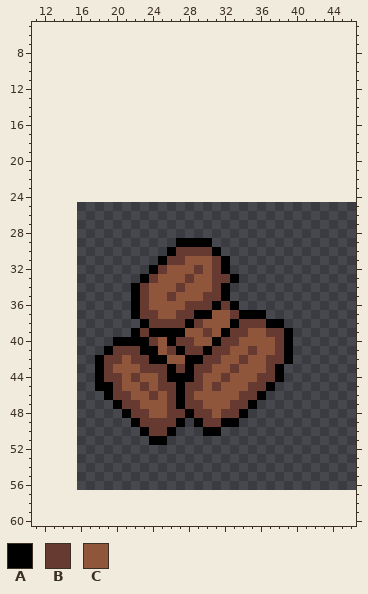
One commit to this pixel-art file: Sprite_files/coffee_sprite.aseprite. That is the earlier state.
32x32 pixels, 1 frame. Colours within 5 levels of each other are drawn and written as one. Shown: x 11..46, y 5..60. The old version is drawn lined up with the new one, on the new canvas.
Palette (. is transparent): A #000000  B #663931  C #8f563b
Pixels before, first column x 18:
29 .........AAAA.........
30 ........ABBBBA........
31 .......ABBCCCBA.......
32 ......ABCCCBCBA.......
33 .....ABCCCBCCBBA......
34 ....ABCCCBCCCBA.......
35 ....ABCCBCCCBBA.......
36 ....ABCCCCBBBABA......
37 ....ABBCCBBAACCBAAA...
38 .....ABBBBABCCCABBBAA.
39 ....ABAAAACCBCABBCCBBA
40 ..AAAABCABBCCABBCCCCBA
41 .ABBBAACBABBABBCCBCCBA
42 ABBCBBAACCAABBCCBCCBBA
43 ABCCCBBBABABBCCBCCCBA.
44 ABBCBCCBAAABCCBCCCBBA.
45 AABCCBCBBABBCBCCCBBA..
46 .ABBCCBCBABCCCCCBBA...
47 ..ABBCCCBABBCCCBBA....
48 ...ABBCCBBABBCBBA.....
49 ....ABBBBA.ABBAA......
50 .....ABBA...AA........
51 ......AA..............
And afterwards:
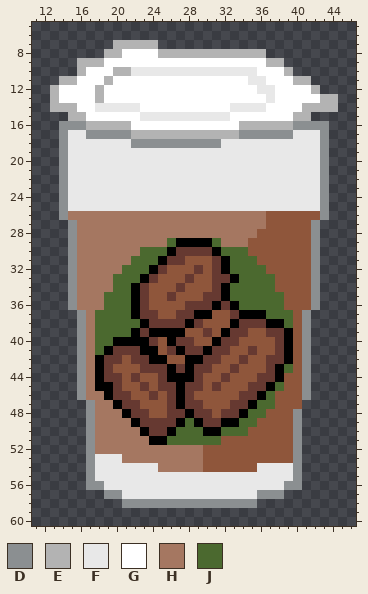
Colours new in this view: D #8b8f91  E #b3b3b3  F #e8e8e8  G #ffffff  H #a57761  J #4b692f
What changed:
canvas 32x32 -> 64x64, the old top-left corner now at 16,25
y 7: x 20..24 ..... -> EEEEE
y 8: x 19..36 .................. -> EEGGGGEEEEEEEEEEEE
y 9: x 16..38 ....................... -> EEEGGGGGGGGGGGGGGGGGGEE
y 10: x 16..39 ........................ -> EGGGEEFFFFFFFFFFFFFFGGGE
y 11: x 14..41 ............................ -> EEGGGEGGGGGGGGGGGGGGGFFGGGEE
y 12: x 13..42 .............................. -> EGGGGEGGGGGGGGGGGGGGGGGFFGGGGE
y 13: x 13..44 ................................ -> EGGGGEGGGGGGGGGGGGGGGGGGFGGGGGEE
y 14: x 13..44 ................................ -> EEEGGFFFFFGGGGGGGGGGFFFFGGGGEEEE
y 15: x 15..41 ........................... -> EEGGGGGGFFFFFFFFFFGGGGGGGEE
y 16: x 14..43 .............................. -> DDDEEEEEGGGGGGGGGGGGEEEEEEDDDD
y 17: x 14..43 .............................. -> DFFDDDDDEEEEEEEEEEEEDDDDDDFFFD
y 18: x 14..43 .............................. -> DFFFFFFFDDDDDDDDDDFFFFFFFFFFFD
y 19..25: x 14..43 .............................. -> DFFFFFFFFFFFFFFFFFFFFFFFFFFFFD
y 26: x 14..43 .............................. -> DHHHHHHHHHHHHHHHHHHHHHHCCCCCCD
y 27: x 15..42 ............................ -> DHHHHHHHHHHHHHHHHHHHHHCCCCCD
y 28: x 15..42 ............................ -> DHHHHHHHHHHHHHHHHHHHHCCCCCCD
y 29: x 15..26 ............ -> DHHHHHHHHHHJ; x 31..42 ............ -> JHHHCCCCCCCD
y 30: x 15..25 ........... -> DHHHHHHHJJJ; x 32..42 ........... -> JJJCCCCCCCD
y 31: x 15..24 .......... -> DHHHHHHJJJ; x 33..42 .......... -> JJJCCCCCCD
y 32: x 15..23 ......... -> DHHHHHJJJ; x 33..42 .......... -> JJJJCCCCCD
y 33: x 15..22 ........ -> DHHHHJJJ; x 34..42 ......... -> JJJJCCCCD
y 34: x 15..21 ....... -> DHHHHJJ; x 33..42 .......... -> JJJJJCCCCD
y 35: x 15..21 ....... -> DHHHJJJ; x 33..42 .......... -> JJJJJJCCCD
y 36: x 15..21 ....... -> DHHHJJJ; x 34..42 ......... -> JJJJJCCCD
y 37: x 16..21 ...... -> DHJJJJ; x 37..41 ..... -> JJJCD
y 38: x 16..22 ....... -> DHJJJJJ; x 39..41 ... -> JCD
y 39: x 16..21 ...... -> DHJJJJ; x 40..41 .. -> CD
y 40: x 16..19 .... -> DHJJ; x 40..41 .. -> CD
y 41: x 16..18 ... -> DHJ; x 40..41 .. -> CD
y 42: x 16..17 .. -> DH; x 40..41 .. -> CD
y 43: x 16..17 .. -> DH; x 39..41 ... -> JCD
y 44: x 16..17 .. -> DH; x 39..41 ... -> CCD
y 45: x 16..17 .. -> DH; x 38..41 .... -> JCCD
y 46: x 16..18 ... -> DHH; x 37..41 ..... -> JCCCD
y 47: x 17..19 ... -> DHH; x 36..40 ..... -> JJCCC
y 48: x 17..20 .... -> DHHH; x 35..40 ...... -> JJCCCD
y 49: x 17..21 ..... -> DHHHH; x 28 . -> J; x 34..40 ....... -> JJCCCCD
y 50: x 17..22 ...... -> DHHHHH; x 27..29 ... -> JJJ; x 32..40 ......... -> JJJCCCCCD
y 51: x 17..23 ....... -> DHHHHHH; x 26..40 ............... -> JJJJJJCCCCCCCCD
y 52: x 17..40 ........................ -> DHHHHHHHHHHHHCCCCCCCCCCD
y 53: x 17..40 ........................ -> DFFFHHHHHHHHHCCCCCCCCCCD
y 54: x 17..40 ........................ -> DFFFFFFFHHHHHCCCCCCFFFFD
y 55: x 17..40 ........................ -> DFFFFFFFFFFFFFFFFFFFFFFD
y 56: x 17..40 ........................ -> DDFFFFFFFFFFFFFFFFFFFFDD
y 57: x 19..38 .................... -> DDFFFFFFFFFFFFFFFDDD
y 58: x 21..35 ............... -> DDDDDDDDDDDDDDD
